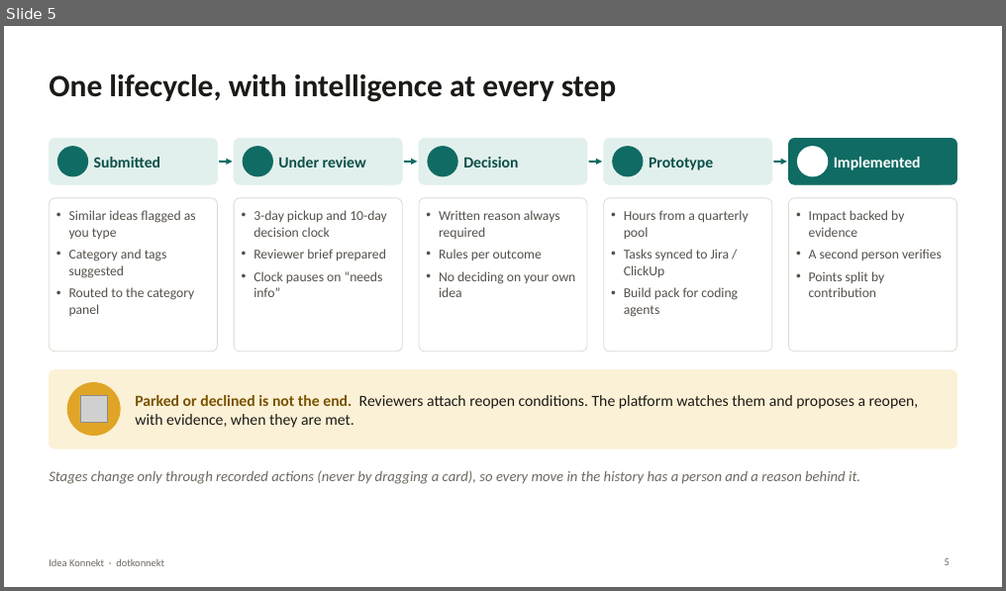
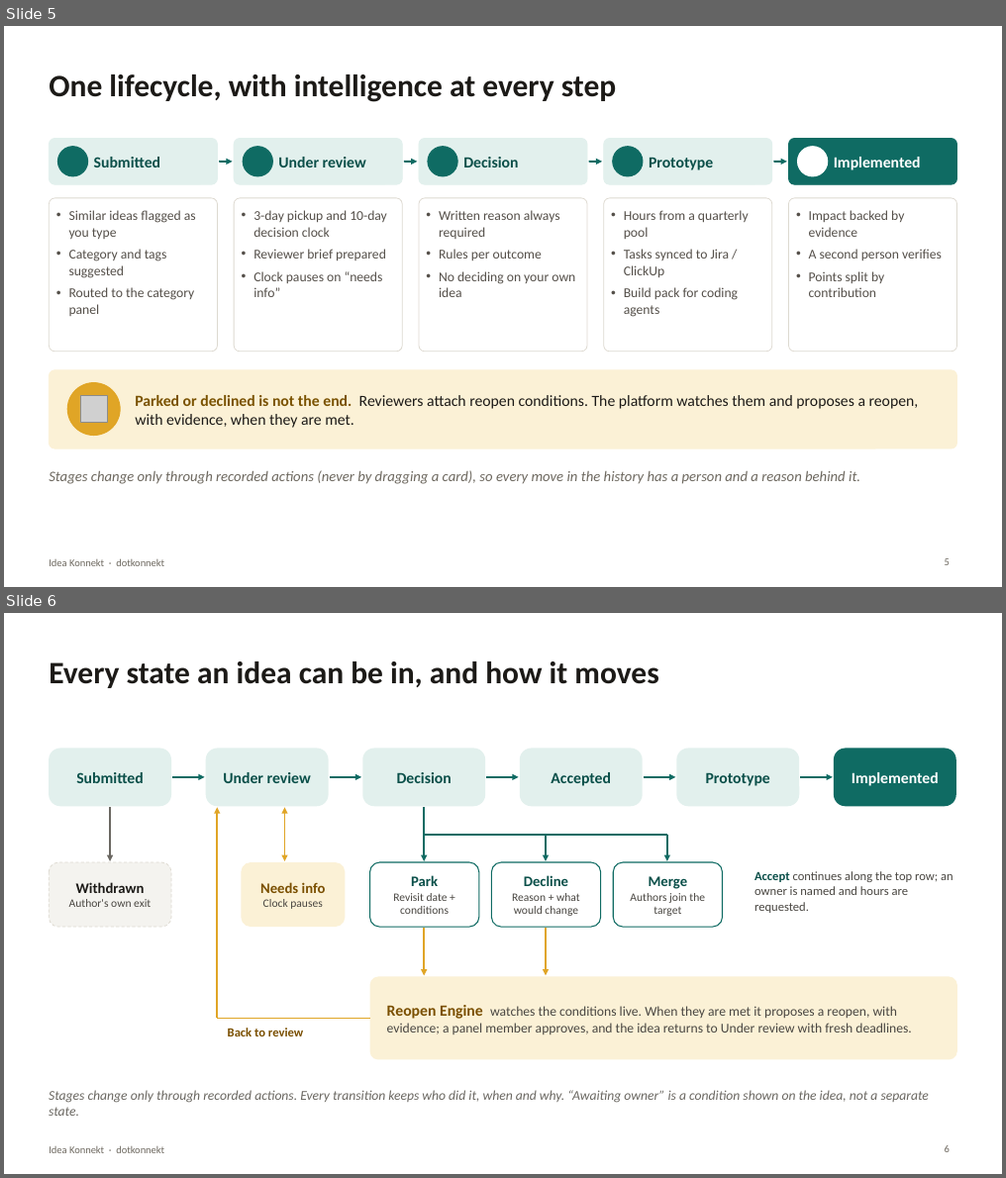
Before and after one commit to AmrithNiyogi/Idea-Hub, a slide deck: docs/project_docs/Idea_Konnekt_Demo.pptx. Shown one above the other, each under a label of ours: slide 5 before the commit, slides 5 and 6 after it. The pictures are 1006x591 and 1006x1178 pixels, drawn with LibreOffice and Linux fonts; fonts in the diff are those of the drawing; grey boxes stand for pictures; background and template pictures are left out. Boxes give left, top, right and bottom in pixels: in the first picture for what was removed or moved away, otherwise in the second. Text is boxed around its words. In the diff, an @@ line names an element or a change of style, - is before the commit and + after.

Commit message:
fix(ppt): updated the idea konnekt ppt

```diff
--- a/docs/project_docs/Idea_Konnekt_Demo.pptx
+++ b/docs/project_docs/Idea_Konnekt_Demo.pptx
@@ slide 6 added at (x1=4, y1=613, x2=1002, y2=1174), background #FFFFFF; not listed: 1 template element that a slide beside it also shows @@
@@ title added at (x1=49, y1=662, x2=658, y2=688), 30 pt, text #1C1A17, bold @@
+Every state an idea can be in, and how it moves
@@ rounded rectangle added at (x1=49, y1=749, x2=171, y2=807), fill #E2F0ED, 15 pt, text #0A4F49, bold @@
+Submitted
@@ rounded rectangle added at (x1=205, y1=749, x2=328, y2=807), fill #E2F0ED, 15 pt, text #0A4F49, bold @@
+Under review
@@ rounded rectangle added at (x1=362, y1=749, x2=485, y2=807), fill #E2F0ED, 15 pt, text #0A4F49, bold @@
+Decision
@@ rounded rectangle added at (x1=520, y1=749, x2=643, y2=807), fill #E2F0ED, 15 pt, text #0A4F49, bold @@
+Accepted
@@ rounded rectangle added at (x1=677, y1=749, x2=800, y2=807), fill #E2F0ED, 15 pt, text #0A4F49, bold @@
+Prototype
@@ rounded rectangle added at (x1=834, y1=749, x2=956, y2=807), fill #0F6B63, 15 pt, text #FFFFFF, bold @@
+Implemented
@@ arrow added from (172, 777) to (205, 777), #0F6B63 1.75 pt @@
@@ arrow added from (330, 777) to (361, 777), #0F6B63 1.75 pt @@
@@ arrow added from (486, 777) to (519, 777), #0F6B63 1.75 pt @@
@@ arrow added from (644, 777) to (675, 777), #0F6B63 1.75 pt @@
@@ arrow added from (801, 777) to (833, 777), #0F6B63 1.75 pt @@
@@ arrow added from (110, 808) to (110, 861), #6B6862 1.25 pt @@
@@ arrow added from (218, 1019) to (218, 808), #E0A526 1.75 pt @@
@@ double arrow added from (285, 808) to (285, 861), #E0A526 1.5 pt @@
@@ line added from (424, 808) to (424, 835), #0F6B63 1.75 pt @@
@@ line added from (424, 835) to (667, 835), #0F6B63 1.75 pt @@
@@ arrow added from (424, 835) to (424, 861), #0F6B63 1.75 pt @@
@@ arrow added from (546, 835) to (546, 861), #0F6B63 1.75 pt @@
@@ arrow added from (667, 835) to (667, 861), #0F6B63 1.75 pt @@
@@ rounded rectangle added at (x1=49, y1=862, x2=171, y2=927), fill #F4F3EF, outline #DDD9D0 0.75 pt dashed, 11 pt, text #4A4742 @@
+Withdrawn
+Author's own exit
@@ rounded rectangle added at (x1=242, y1=862, x2=346, y2=927), fill #FBF1D6, 11 pt, text #4A4742 @@
+Needs info
+Clock pauses
@@ rounded rectangle added at (x1=370, y1=862, x2=479, y2=927), fill #FFFFFF, outline #0F6B63 1 pt, 11 pt, text #4A4742 @@
+Park
+Revisit date + conditions
@@ rounded rectangle added at (x1=491, y1=862, x2=601, y2=927), fill #FFFFFF, outline #0F6B63 1 pt, 11 pt, text #4A4742 @@
+Decline
+Reason + what would change
@@ rounded rectangle added at (x1=614, y1=862, x2=723, y2=927), fill #FFFFFF, outline #0F6B63 1 pt, 11 pt, text #4A4742 @@
+Merge
+Authors join the target
@@ text added at (x1=754, y1=871, x2=953, y2=913), 12 pt, text #4A4742 @@
+Accept continues along the top row; an owner is named and hours are requested.
@@ arrow added from (424, 928) to (424, 976), #E0A526 1.75 pt @@
@@ arrow added from (546, 928) to (546, 976), #E0A526 1.75 pt @@
@@ rounded rectangle added at (x1=370, y1=977, x2=957, y2=1059), fill #FBF1D6, 13 pt, text #4A4742 @@
+Reopen Engine watches the conditions live. When they are met it proposes a reopen, with evidence; a panel member approves, and the idea returns to Under review with fresh deadlines.
@@ line added from (370, 1019) to (218, 1019), #E0A526 1.75 pt @@
@@ text added at (x1=228, y1=1028, x2=303, y2=1037), 12 pt, text #7A4F00, bold @@
+Back to review
@@ text added at (x1=49, y1=1090, x2=929, y2=1116), 13 pt, text #6B6862, italic @@
+Stages change only through recorded actions. Every transition keeps who did it, when and why. “Awaiting owner” is a condition shown on the idea, not a separate state.
@@ page number added at (x1=944, y1=1146, x2=949, y2=1153), 10 pt, text #6E6960 @@
+6
```
Also in this commit, not shown: 3 slides changed, 7 other slides added.
